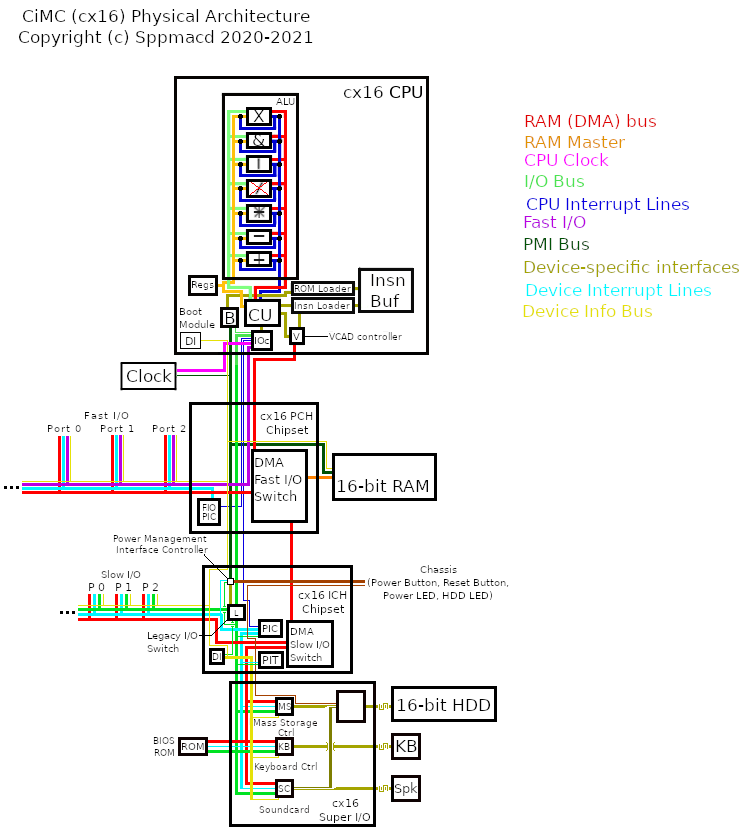
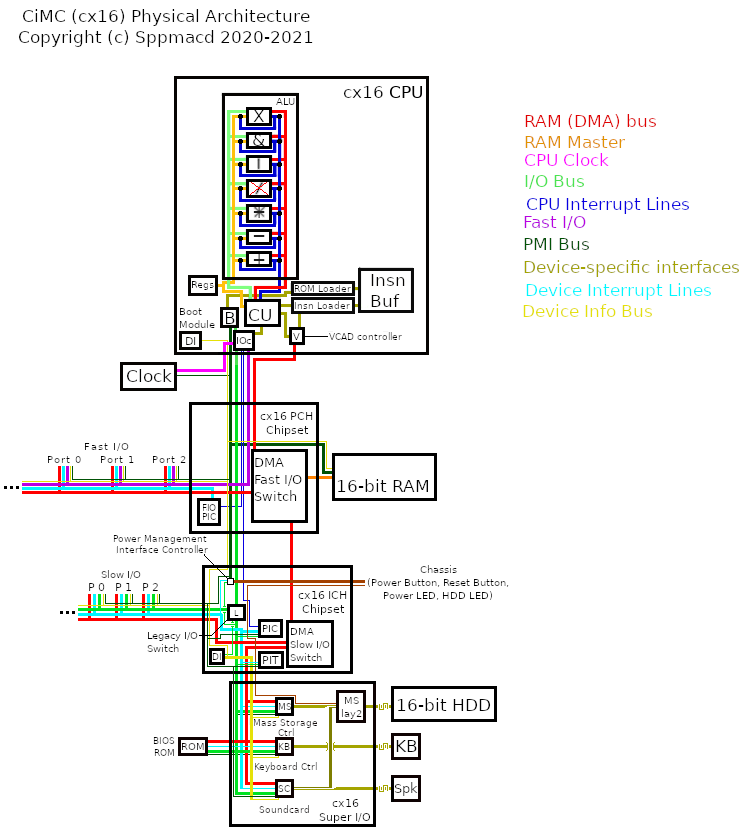
Comparing the layer stacks of the two 747×834 images. Changes:
painted on "Background" over [48, 294, 362, 797]
